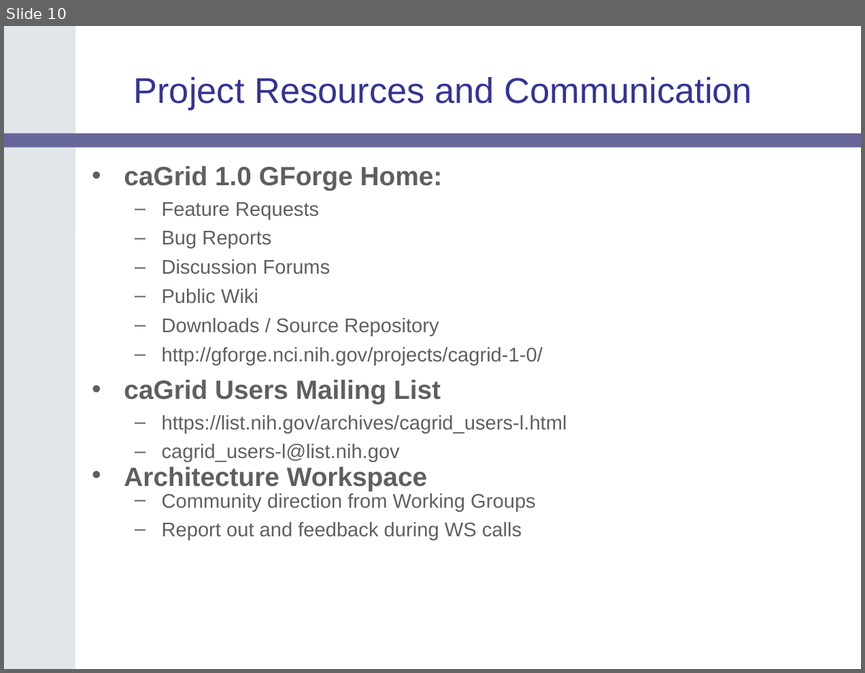
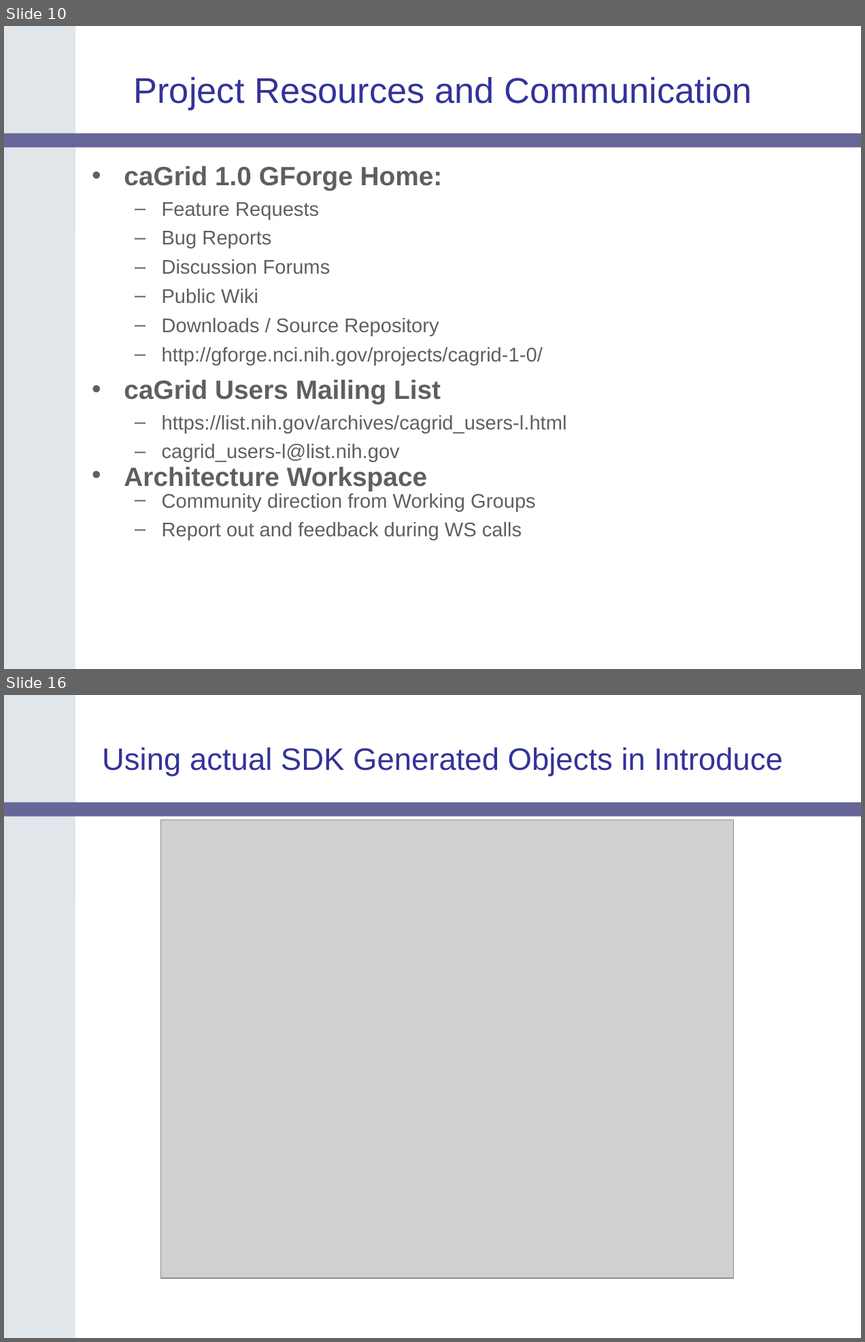
Before and after one commit to NCIP/cagrid-docs, a slide deck: presentations/200604_AnnualMeeting/caGrid-1.0-Demo.ppt. Shown one above the other, each under a label of ours: slide 10 before the commit, slides 10 and 16 after it; the slides between them are not shown. The pictures are 865x673 and 865x1342 pixels, drawn with LibreOffice and Linux fonts; fonts in the diff are those of the drawing; grey boxes stand for pictures; background and template pictures are left out. Boxes give left, top, right and bottom in pixels: in the first picture for what was removed or moved away, otherwise in the second. Text is boxed around its words. In the diff, an @@ line names an element or a change of style, - is before the commit and + after.

```diff
--- a/presentations/200604_AnnualMeeting/caGrid-1.0-Demo.ppt
+++ b/presentations/200604_AnnualMeeting/caGrid-1.0-Demo.ppt
@@ slide 16 added at (4, 695, 861, 1338), background #FFFFFF; not listed: 2 template elements that a slide beside it also shows @@
@@ title added at (102, 747, 783, 776), 26 pt, text #333399 @@
+Using actual SDK Generated Objects in Introduce
@@ picture added at (161, 820, 733, 1278) @@
```
Also in this commit, not shown: 1 slide changed, 4 other slides added.
